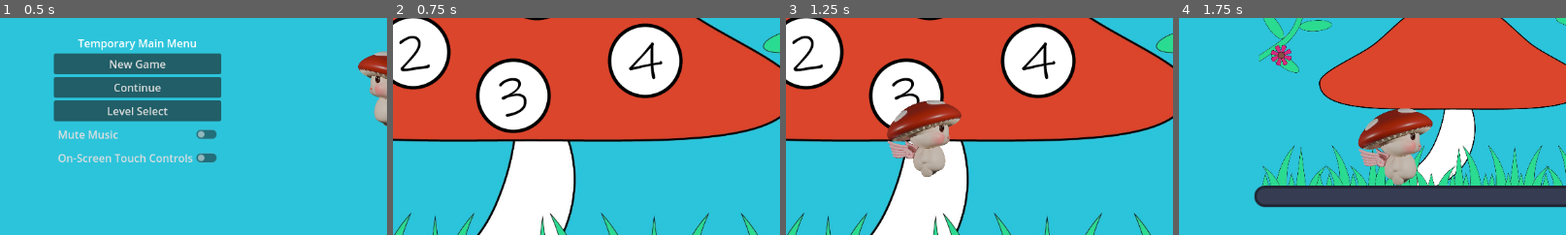
Above: before the commit, frames 1-4 (left to right).
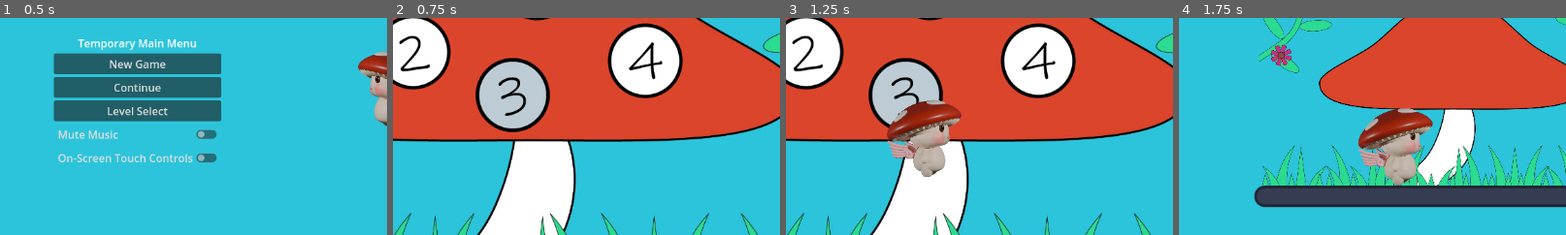
Above: after the commit, the same moments.

Repository: dustngroh/CapstoneProject
Game: Godot game, scene res://scenes/main/MainMenu.tscn
Same seed, same stepped clock (60 frames per second), same inputs: the game is played once before the commit and once after it. The engine's default icon, where the game draws it, is replaced by a stand-in: a white triangle on a blue panel in a dark square.
Inputs (mouse positions are % of the whole screen's width and height, from its top left):
- Up to frame 1 (0.5 s): no input
- Up to frame 2 (0.75 s): click "Level Select" at 0.5 s
- Up to frame 3 (1.25 s): no input
- Up to frame 4 (1.75 s): click (35, 39) at 1.25 s
The pictures show only the part of the screen within x 32-82%, y 31-81%; the shares and areas given below are measured in that part.

Frame 1 is identical in both runs. In frame 2, 4.7% of the frame differs, in the area x 21-41%, y 18-54%; in frame 3, 3.5%; in frame 4, nothing differs.

Commit message:
Add level select button images

Diff:
--- a/run-game/scenes/common/level_select/level_select.tscn
+++ b/run-game/scenes/common/level_select/level_select.tscn
@@ -1,14 +1,20 @@
-[gd_scene load_steps=12 format=3 uid="uid://cbb0tb4tuu5oc"]
+[gd_scene load_steps=18 format=3 uid="uid://cbb0tb4tuu5oc"]
 
 [ext_resource type="Texture2D" uid="uid://cgxc1wnbj8dl7" path="res://assets/level_select/level map.jpg" id="1_5aoqq"]
 [ext_resource type="Script" path="res://scenes/common/level_select/level_select_background.gd" id="2_4i2tq"]
 [ext_resource type="Texture2D" uid="uid://1gql81t58cmb" path="res://assets/level_select/buttons/level1.png" id="2_ai60b"]
-[ext_resource type="Texture2D" uid="uid://bkk210fwmjy5o" path="res://assets/level_select/buttons/level1_hover.png" id="4_l0hsq"]
+[ext_resource type="Texture2D" uid="uid://bu87jpkjyjvdk" path="res://assets/level_select/buttons/level1pink.png" id="4_ebw6j"]
 [ext_resource type="Texture2D" uid="uid://3v7mcs4q3r0" path="res://assets/level_select/buttons/level2.png" id="4_lbfmc"]
+[ext_resource type="Texture2D" uid="uid://dttvsvejvqopb" path="res://assets/level_select/buttons/level1gray.png" id="5_2642n"]
 [ext_resource type="Texture2D" uid="uid://d1f7rnc5pjacl" path="res://assets/level_select/buttons/level3.png" id="5_jh2q4"]
-[ext_resource type="Texture2D" uid="uid://dk032qsjsxj5t" path="res://assets/level_select/buttons/level2_hover.png" id="6_1unou"]
 [ext_resource type="Texture2D" uid="uid://ckovbay8nj5dg" path="res://assets/level_select/buttons/level4.png" id="6_tyy1x"]
+[ext_resource type="Texture2D" uid="uid://cuok4uctr25tg" path="res://assets/level_select/buttons/level2pink.png" id="7_hvc6w"]
+[ext_resource type="Texture2D" uid="uid://c2myic0gu65s5" path="res://assets/level_select/buttons/level2gray.png" id="8_vnkoh"]
 [ext_resource type="PackedScene" uid="uid://bh68ke5pd617u" path="res://scenes/entities/characters/player/character_body_2d.tscn" id="9_gebnq"]
+[ext_resource type="Texture2D" uid="uid://deelxpsqs7ei3" path="res://assets/level_select/buttons/level3pink.png" id="10_angr7"]
+[ext_resource type="Texture2D" uid="uid://fjyv6asoeyda" path="res://assets/level_select/buttons/level3gray.png" id="11_qts56"]
+[ext_resource type="Texture2D" uid="uid://cx5f34updci7y" path="res://assets/level_select/buttons/level4pink.png" id="13_rmhvt"]
+[ext_resource type="Texture2D" uid="uid://ch6sh1orowhxr" path="res://assets/level_select/buttons/level4gray.png" id="14_331v7"]
 
 [sub_resource type="SegmentShape2D" id="SegmentShape2D_b1pmp"]
 a = Vector2(-2000, 0)
@@ -43,26 +49,32 @@
 offset_right = 537.0
 offset_bottom = 221.0
 texture_normal = ExtResource("2_ai60b")
-texture_hover = ExtResource("4_l0hsq")
+texture_pressed = ExtResource("4_ebw6j")
+texture_hover = ExtResource("5_2642n")
 
 [node name="Level2Button" type="TextureButton" parent="LevelSelectBackground"]
 layout_mode = 0
 offset_right = 40.0
 offset_bottom = 40.0
 texture_normal = ExtResource("4_lbfmc")
-texture_hover = ExtResource("6_1unou")
+texture_pressed = ExtResource("7_hvc6w")
+texture_hover = ExtResource("8_vnkoh")
 
 [node name="Level3Button" type="TextureButton" parent="LevelSelectBackground"]
 layout_mode = 0
 offset_right = 40.0
 offset_bottom = 40.0
 texture_normal = ExtResource("5_jh2q4")
+texture_pressed = ExtResource("10_angr7")
+texture_hover = ExtResource("11_qts56")
 
 [node name="Level4Button" type="TextureButton" parent="LevelSelectBackground"]
 layout_mode = 0
 offset_right = 40.0
 offset_bottom = 40.0
 texture_normal = ExtResource("6_tyy1x")
+texture_pressed = ExtResource("13_rmhvt")
+texture_hover = ExtResource("14_331v7")
 
 [node name="MushroomCollisionHolder" type="Control" parent="LevelSelectBackground"]
 layout_mode = 1
--- a/run-game/scenes/levels/main_levels/level_1.tscn
+++ b/run-game/scenes/levels/main_levels/level_1.tscn
@@ -30,5 +30,5 @@
 offset_bottom = 444.0
 text = "This is level 1"
 
-[node name="Leaderboard" parent="UI" index="1"]
+[node name="Leaderboard" parent="UI" index="2"]
 next_level = "res://scenes/levels/main_levels/level_2.tscn"
--- a/run-game/scenes/levels/main_levels/level_2.tscn
+++ b/run-game/scenes/levels/main_levels/level_2.tscn
@@ -48,7 +48,7 @@
 offset_bottom = 480.0
 text = "And this is level 2"
 
-[node name="Leaderboard" parent="UI" index="1"]
+[node name="Leaderboard" parent="UI" index="2"]
 next_level = "res://scenes/levels/main_levels/level_3.tscn"
 
 [node name="MovingPlatform" parent="." index="11" instance=ExtResource("4_olfat")]
--- a/run-game/scenes/levels/main_levels/level_3.tscn
+++ b/run-game/scenes/levels/main_levels/level_3.tscn
@@ -31,5 +31,5 @@
 text = "Level 3
 Good luck this one's hard"
 
-[node name="Leaderboard" parent="UI" index="1"]
+[node name="Leaderboard" parent="UI" index="2"]
 next_level = "res://scenes/levels/main_levels/level_4.tscn"
--- a/run-game/scenes/levels/main_levels/level_4.tscn
+++ b/run-game/scenes/levels/main_levels/level_4.tscn
@@ -52,5 +52,5 @@
 Congratulations
 Real levels will be more diffcult and strictly for players 13+  sorry"
 
-[node name="Leaderboard" parent="UI" index="1"]
+[node name="Leaderboard" parent="UI" index="2"]
 next_level = "res://scenes/levels/main_levels/level_1.tscn"
Binary file added: run-game/assets/level_select/buttons/level1gray.png
Not shown, added: run-game/assets/level_select/buttons/level1gray.png.import
Binary file added: run-game/assets/level_select/buttons/level1pink.png
Not shown, added: run-game/assets/level_select/buttons/level1pink.png.import
Binary file added: run-game/assets/level_select/buttons/level2gray.png
Not shown, added: run-game/assets/level_select/buttons/level2gray.png.import
Binary file added: run-game/assets/level_select/buttons/level2pink.png
Not shown, added: run-game/assets/level_select/buttons/level2pink.png.import
Binary file added: run-game/assets/level_select/buttons/level3gray.png
Not shown, added: run-game/assets/level_select/buttons/level3gray.png.import
Binary file added: run-game/assets/level_select/buttons/level3pink.png
Not shown, added: run-game/assets/level_select/buttons/level3pink.png.import
(and 4 more such lines)
